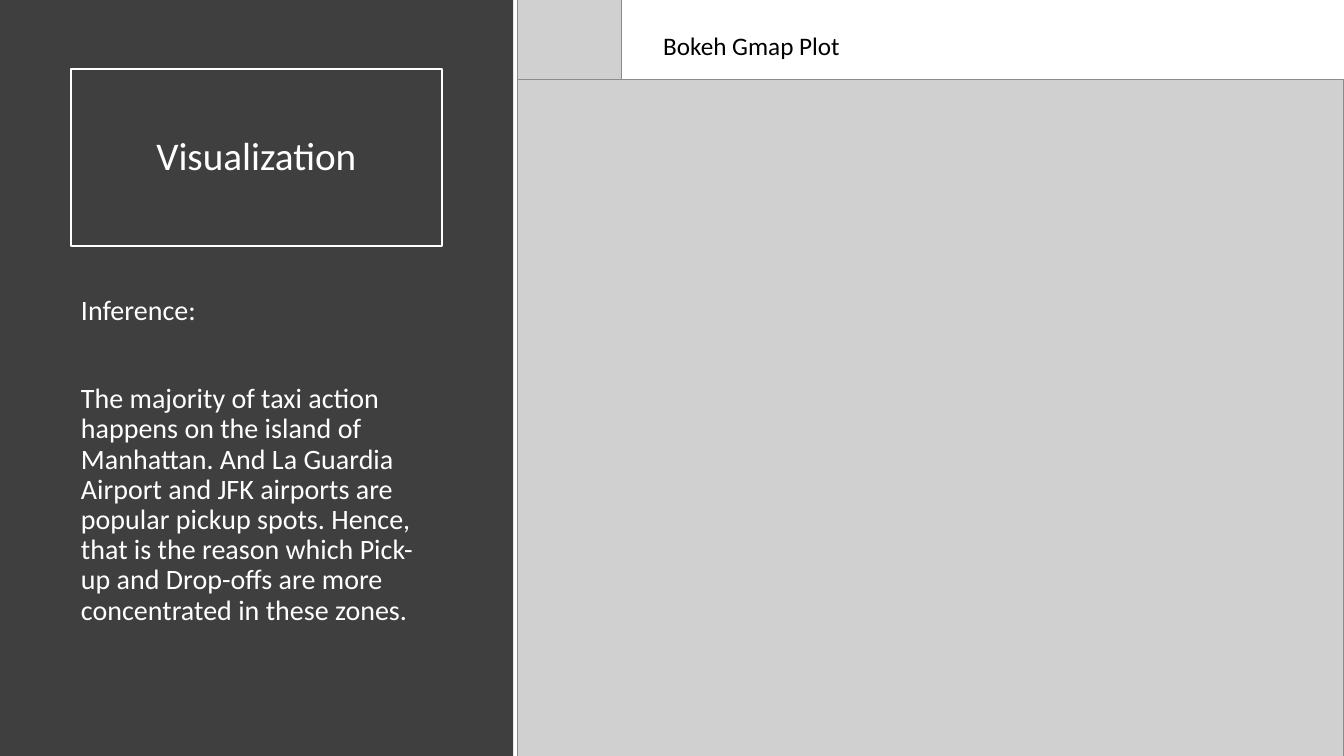
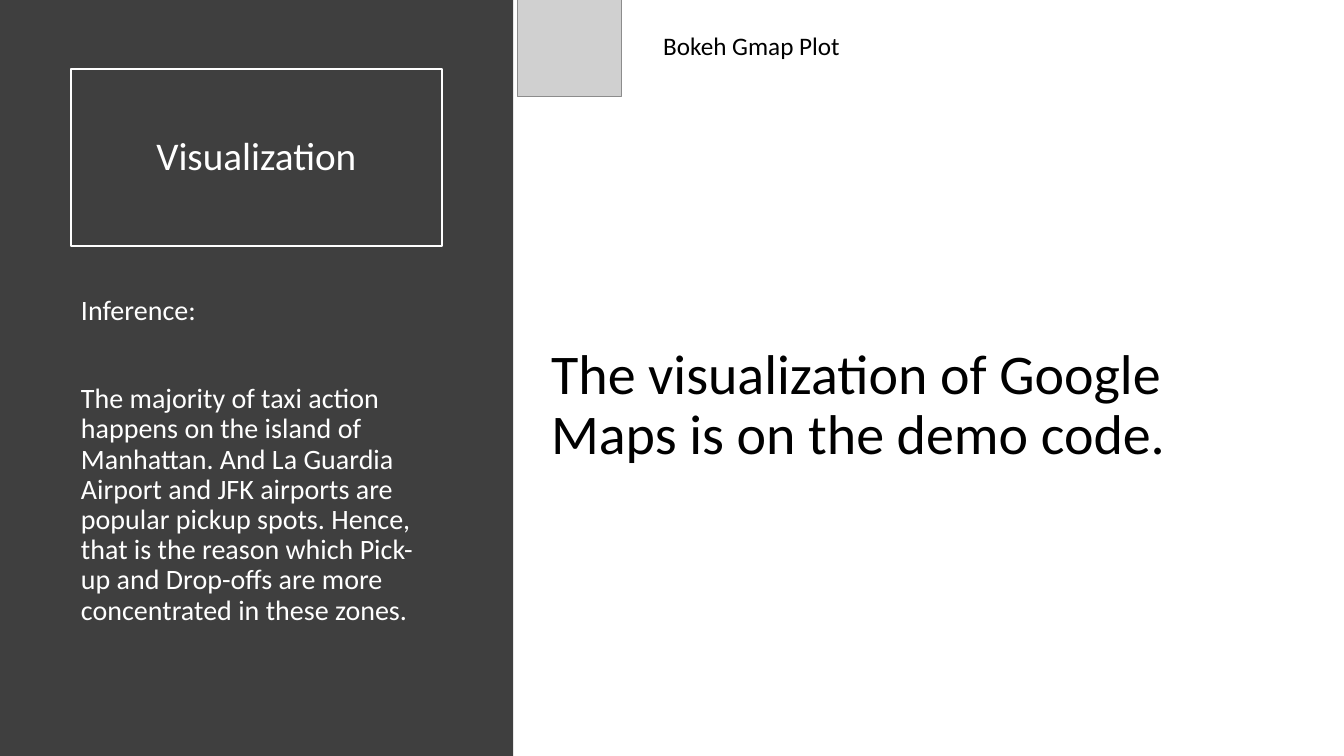
Before and after one commit to chinmoysarangi/Data-Engineering, a slide deck: slide 13 of Presentation.pptx (slide 15 before the commit). Drawn at 1344x756 pixels with LibreOffice and Linux fonts; fonts in the diff are those of the drawing; grey boxes stand for pictures. Boxes give left, top, right and bottom in pixels: in the first picture for what was removed or moved away, otherwise in the second. Text is boxed around its words. In the diff, an @@ line names an element or a change of style, - is before the commit and + after.

```diff
--- a/Presentation.pptx
+++ b/Presentation.pptx
@@ picture removed at [518, 80, 1344, 756] @@
@@ text added at [551, 355, 1165, 463], 40 pt, text #000000 @@
+The visualization of Google Maps is on the demo code.
```
Also in this commit, not shown: 4 slides added, 4 slides removed.
